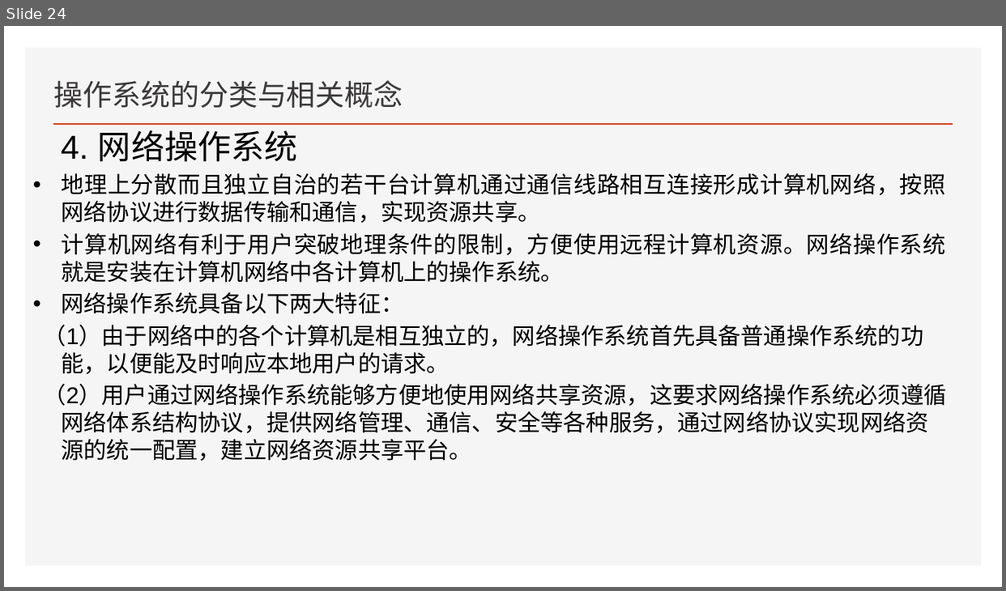
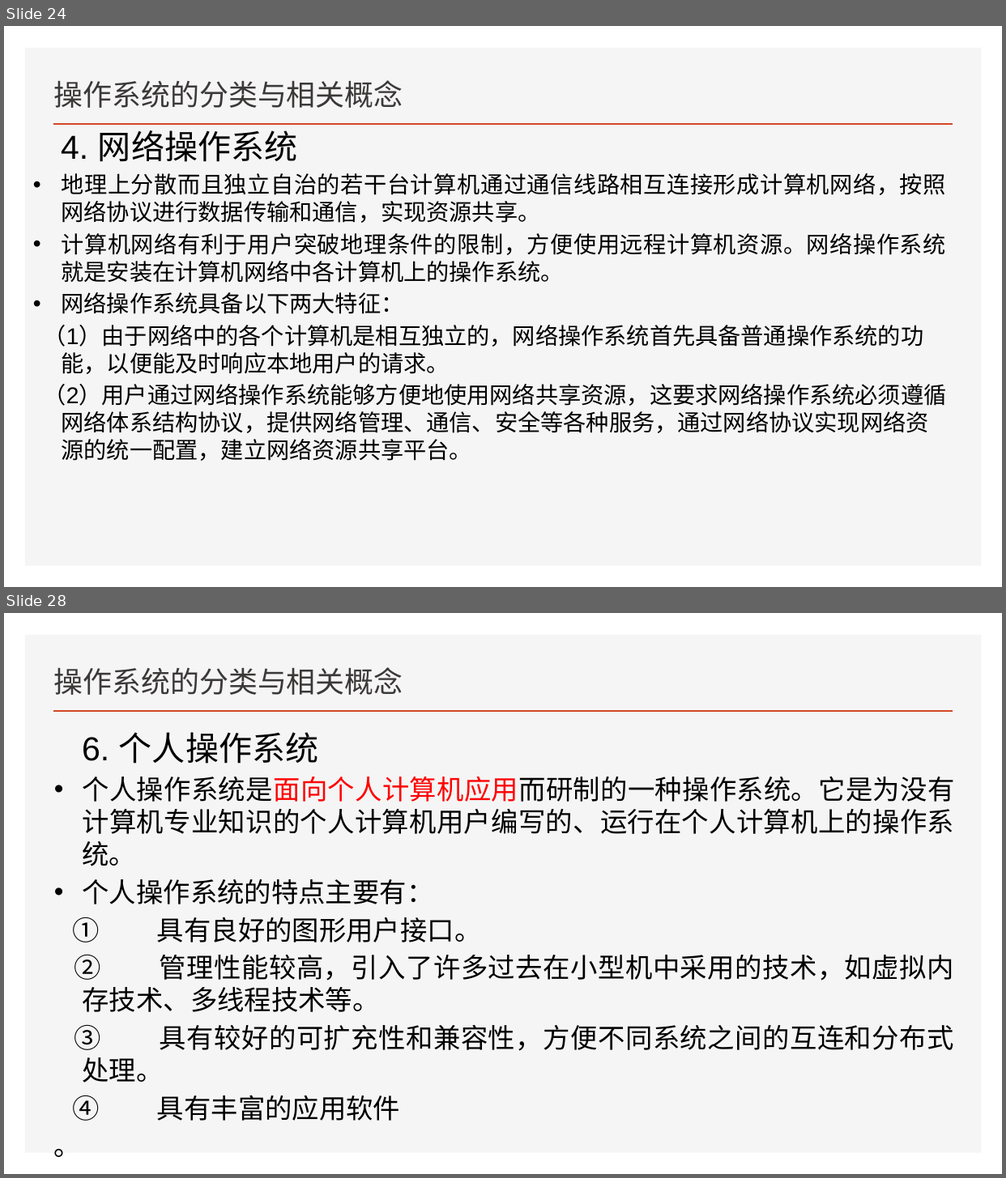
Before and after one commit to FourierAI/Operating-system, a slide deck: 导论/操作系统.pptx. Shown one above the other, each under a label of ours: slide 24 before the commit, slides 24 and 28 after it; the slides between them are not shown. The pictures are 1006x591 and 1006x1178 pixels, drawn with LibreOffice and Linux fonts; fonts in the diff are those of the drawing. Boxes give left, top, right and bottom in pixels: in the first picture for what was removed or moved away, otherwise in the second. Text is boxed around its words. In the diff, an @@ line names an element or a change of style, - is before the commit and + after.

```diff
--- a/导论/操作系统.pptx
+++ b/导论/操作系统.pptx
@@ slide 28 added at (4,613,1002,1174), background #FFFFFF; not listed: 2 template elements that a slide beside it also shows @@
@@ title added at (54,667,403,695), 28 pt, text #3B3838 @@
+操作系统的分类与相关概念
@@ text added at (72,732,955,1121), 26 pt, text #000000 @@
+6. 个人操作系统
+• 个人操作系统是面向个人计算机应用而研制的一种操作系统。它是为没有计算机专业知识的个人计算机用户编写的、运行在个人计算机上的操作系统。
+• 个人操作系统的特点主要有：
+① 具有良好的图形用户接口。
+② 管理性能较高，引入了许多过去在小型机中采用的技术，如虚拟内存技术、多线程技术等。
+③ 具有较好的可扩充性和兼容性，方便不同系统之间的互连和分布式处理。
+④ 具有丰富的应用软件
+。
```
Also in this commit, not shown: 2 slides changed, 18 other slides added.
